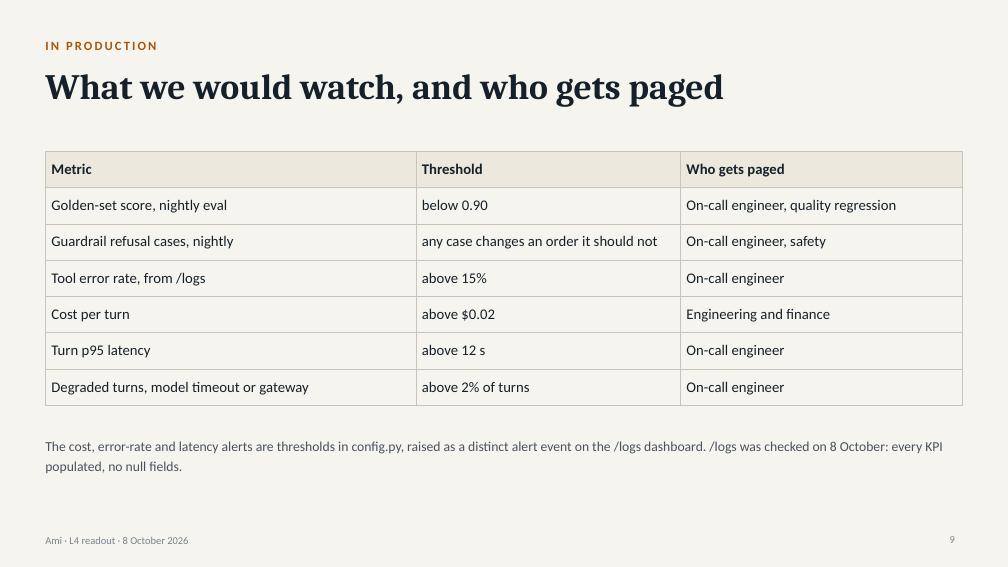
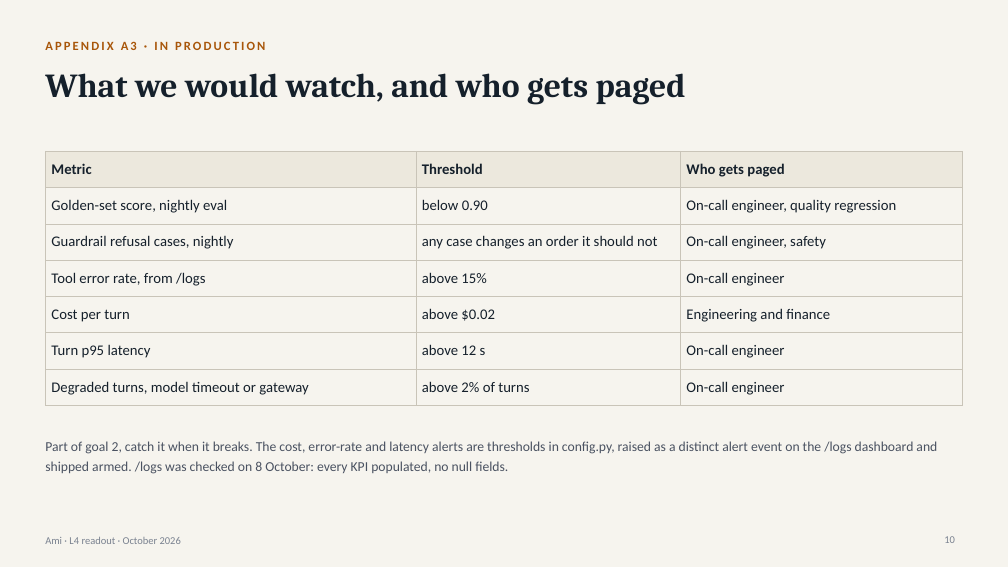
Before and after one commit to shreenathacc22/ami-l4-project, a slide deck: slide 10 of docs/Ami-L4-Readout-Bhargava-Shree-2026-10-08.pptx (slide 9 before the commit). Drawn at 1008x567 pixels with LibreOffice and Linux fonts; fonts in the diff are those of the drawing. Boxes give left, top, right and bottom in pixels: in the first picture for what was removed or moved away, otherwise in the second. Text is boxed around its words. In the diff, an @@ line names an element or a change of style, - is before the commit and + after.

```diff
--- a/docs/Ami-L4-Readout-Bhargava-Shree-2026-10-08.pptx
+++ b/docs/Ami-L4-Readout-Bhargava-Shree-2026-10-08.pptx
@@ text at (45, 41, 265, 50): text changed @@
-IN PRODUCTION
+APPENDIX A3 · IN PRODUCTION
@@ title "What we would watch, and ..." at (45, 73, 686, 105): size 34 to 32 pt @@
@@ text at (45, 441, 937, 474): text changed @@
-The cost, error-rate and latency alerts are thresholds in config.py, raised as a distinct alert event on the /logs dashboard. /logs was checked on 8 October: every KPI populated, no null fields.
+Part of goal 2, catch it when it breaks. The cost, error-rate and latency alerts are thresholds in config.py, raised as a distinct alert event on the /logs dashboard and shipped armed. /logs was checked on 8 October: every KPI populated, no null fields.
@@ text at (45, 537, 181, 544): text changed @@
-Ami · L4 readout · 8 October 2026
+Ami · L4 readout · October 2026
@@ page number at (944, 536, 955, 543): text changed @@
-9
+10
```
Also in this commit, not shown: 7 other slides changed, 3 slides added, 2 slides removed, 10 other files.
